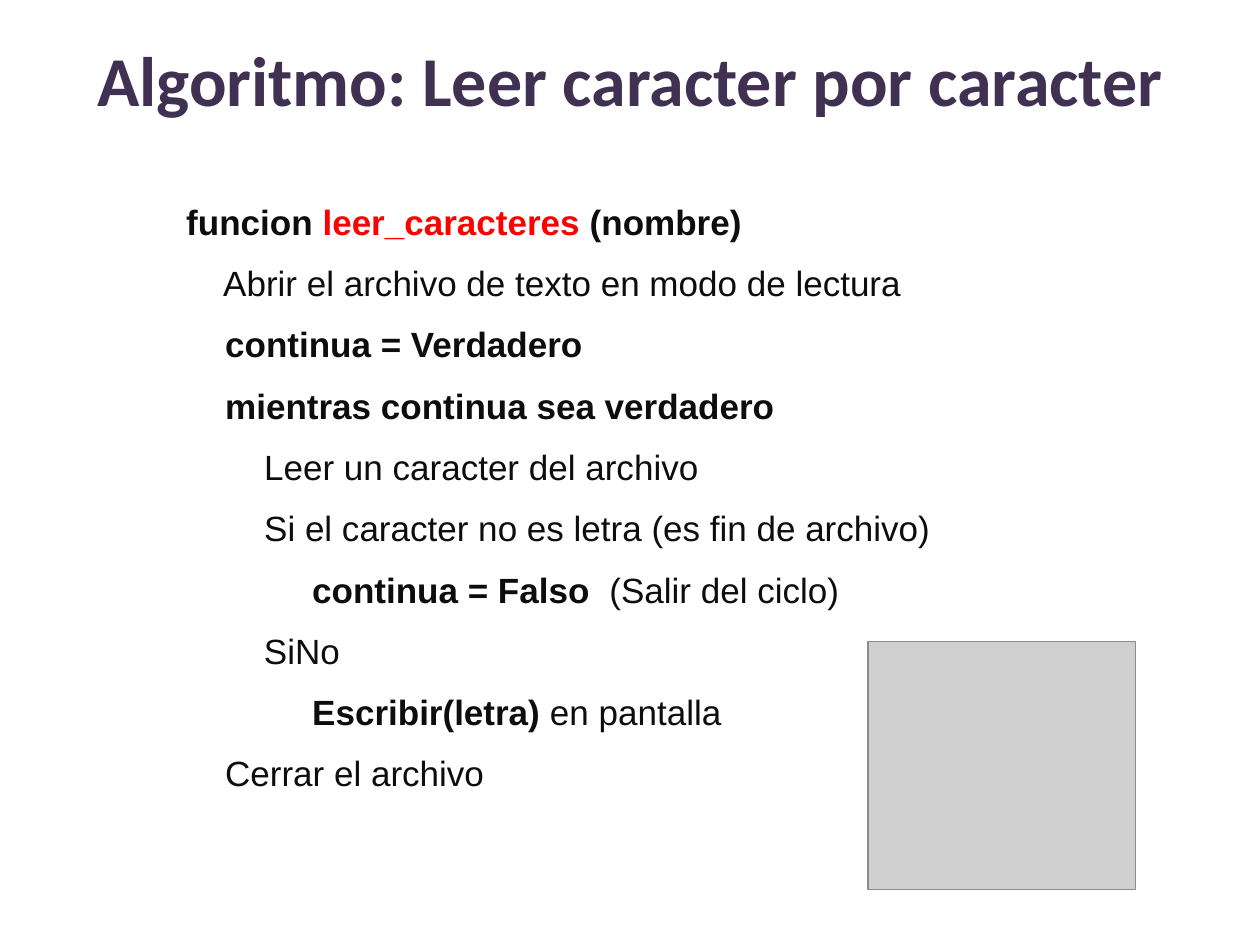
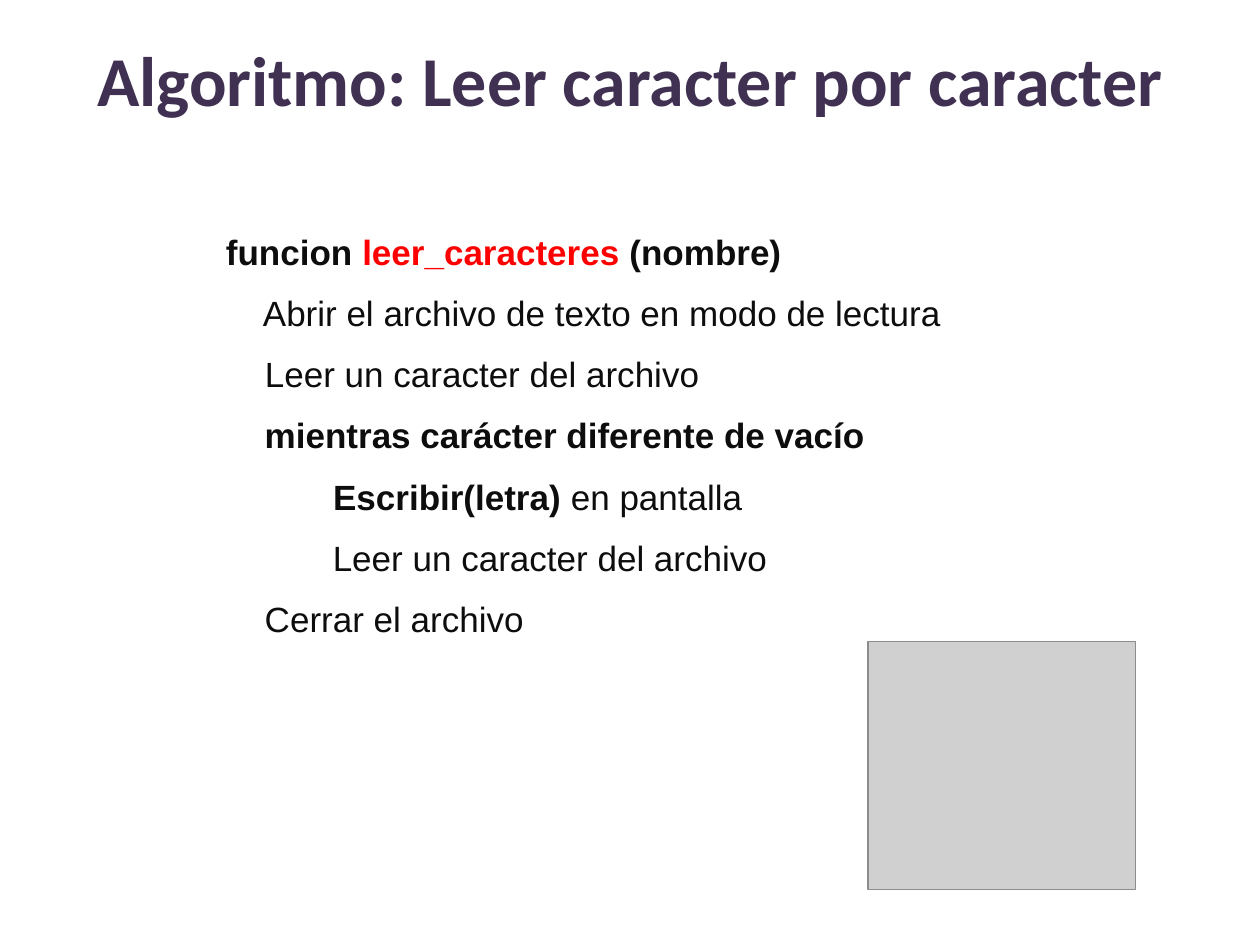
Before and after one commit to lizetheP/PensamientoC, a slide deck: slide 16 of CalendarioAgo2022/presentaciones/12_Archivos.pptx. Drawn at 1260x945 pixels with LibreOffice and Linux fonts; fonts in the diff are those of the drawing; grey boxes stand for pictures. Boxes give left, top, right and bottom in pixels: in the first picture for what was removed or moved away, otherwise in the second. Text is boxed around its words. In the diff, an @@ line names an element or a change of style, - is before the commit and + after.

```diff
--- a/CalendarioAgo2022/presentaciones/12_Archivos.pptx
+++ b/CalendarioAgo2022/presentaciones/12_Archivos.pptx
@@ text "funcion leer_caracteres (nombre)" moved from (x1=186, y1=209, x2=930, y2=787) to (x1=226, y1=239, x2=940, y2=633) @@
@@ text at (x1=225, y1=331, x2=774, y2=420): paragraphs removed @@
-continua = Verdadero
-mientras continua sea verdadero
@@ text at (x1=265, y1=422, x2=865, y2=449): text changed; bold on @@
-Si el caracter no es letra (es fin de archivo)
-continua = Falso (Salir del ciclo)
-SiNo
+mientras carácter diferente de vacío
@@ text at (x1=333, y1=545, x2=767, y2=572): paragraph added @@
+Leer un caracter del archivo
```
Also in this commit, not shown: 5 other slides changed, 1 other file.
